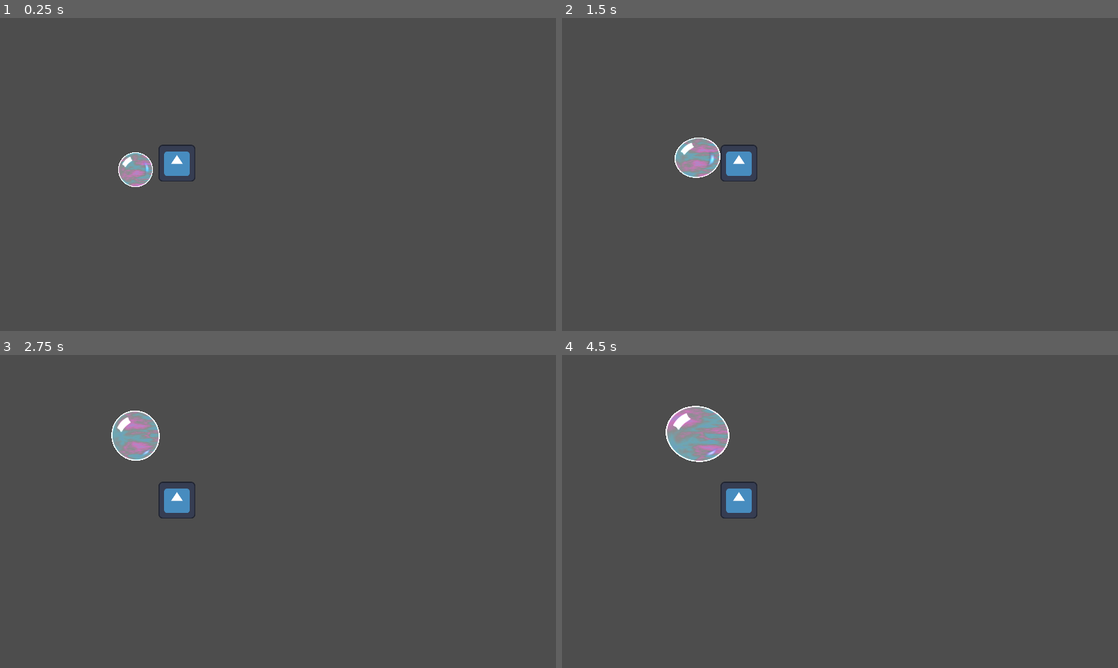
Above: before the commit, frames 1-4 (two rows, left to right).
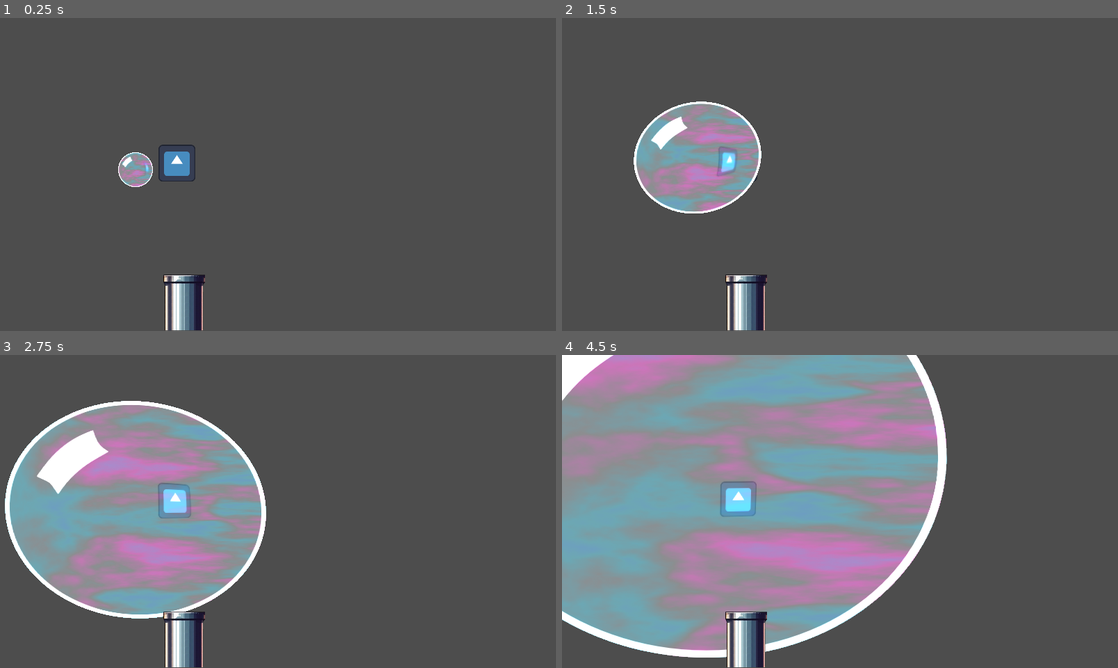
Above: after the commit, the same moments.

Repository: cesarizu/ggj-2025-bubbles
Game: Godot game, scene res://game/bubble/bubble_test.tscn
Same seed, same stepped clock (60 frames per second), same inputs: the game is played once before the commit and once after it. This scene is started directly instead of the project's main scene. The engine's default icon, where the game draws it, is replaced by a stand-in: a white triangle on a blue panel in a dark square.
Inputs (mouse positions are in pixels of both pictures, inside the frame that each line leads up to):
- Up to frame 1 (0.25 s): no input
- Up to frame 2 (1.5 s): tap Enter at 0.5 s; move the mouse to (962, 158) at 0.52 s; hold Up 0.53-1.28 s; tap Space at 0.6, 0.77, 1.07 s; click (962, 158) at 0.67 s; move the mouse to (728, 190) at 1.27 s; hold Down from 1.28 s (still down); tap Backspace at 1.35 s; click (728, 190) at 1.42 s
- Up to frame 3 (2.75 s): tap Space at 1.52, 1.55, 1.82, 2.1 s; move the mouse to (333, 442) at 2.02 s; release Down at 2.03 s; hold Up from 2.03 s (still down); click (333, 442) at 2.17 s
- Up to frame 4 (4.5 s): move the mouse to (812, 574) at 2.77 s; tap Backspace at 2.85, 4.35 s; click (812, 574) at 2.92 s; tap Space at 3.02, 3.05, 3.32, 3.6, 3.77, 4.07 s; move the mouse to (1006, 558) at 3.52 s; release Up at 3.53 s; hold Down from 3.53 s (still down); click (1006, 558) at 3.67 s; move the mouse to (673, 464) at 4.27 s; click (673, 464) at 4.42 s

The runs differ from the first frame. In frame 1, 1.1% of the frame differs, in the area x 29-37%, y 82-100%; in frame 2, 7.2%; in frame 3, 26%; in frame 4, 59%, in the area x 0-70%, y 0-100%.

Commit message:
Blow bubbles up

Diff:
--- a/game/bubble/bubble.gd
+++ b/game/bubble/bubble.gd
@@ -1,8 +1,8 @@
 class_name Bubble
 extends RigidBody2D
 
-@export var grow_factor := 1.05
-@export var shrink_factor := 1.0 / 1.05
+@export var grow_factor := 0.05
+@export var shrink_factor := -0.05
 
 @onready var sprite_2d: Sprite2D = %Sprite2D
 @onready var circle_shape_2d: CircleShape2D = %CollisionShape2D.shape
@@ -27,9 +27,9 @@
 	_original_radius = circle_shape_2d.radius
 
 
-func blow_up() -> void:
-	apply_central_impulse(Vector2.UP * 50 * mass)
-	scale_bubble(grow_factor)
+func blow_up(amount: float) -> void:
+	apply_central_impulse(Vector2.UP * 50 * mass * amount)
+	scale_bubble(grow_factor * amount)
 	wobble()
 
 
@@ -45,8 +45,9 @@
 
 
 func scale_bubble(factor: float) -> void:
+	var target := 1.0 + factor;
 	var tween := create_tween()
-	tween.parallel().tween_property(self, "bubble_scale", bubble_scale * factor, 0.1)
+	tween.parallel().tween_property(self, "bubble_scale", bubble_scale * target, 0.1)
 
 
 func wobble() -> void:
--- a/game/bubble/bubble_test.gd
+++ b/game/bubble/bubble_test.gd
@@ -5,7 +5,7 @@
 
 func _input(event: InputEvent) -> void:
 	if event is InputEventKey and event.is_pressed() and event.keycode == KEY_SPACE:
-		bubble.blow_up()
+		bubble.blow_up(1.0)
 
 	if event is InputEventKey and event.is_pressed() and event.keycode == KEY_BACKSPACE:
 		bubble.drip_down()
--- a/game/bubble/bubble_test.tscn
+++ b/game/bubble/bubble_test.tscn
@@ -1,8 +1,9 @@
-[gd_scene load_steps=6 format=3 uid="uid://cjpm2y7qgut54"]
+[gd_scene load_steps=7 format=3 uid="uid://cjpm2y7qgut54"]
 
 [ext_resource type="PackedScene" uid="uid://cim3dluv6hox2" path="res://game/bubble/bubble.tscn" id="1_77kjh"]
 [ext_resource type="Script" path="res://game/bubble/bubble_test.gd" id="1_wssxx"]
 [ext_resource type="Texture2D" uid="uid://ddf80tyto4oqt" path="res://icon.svg" id="2_rgeyu"]
+[ext_resource type="PackedScene" uid="uid://cq0oagmscyjau" path="res://game/tubo/tubo.tscn" id="4_6k4el"]
 
 [sub_resource type="WorldBoundaryShape2D" id="WorldBoundaryShape2D_4w31c"]
 
@@ -31,3 +32,6 @@
 [node name="CollisionShape2D" type="CollisionShape2D" parent="Floor2"]
 position = Vector2(-4, -1)
 shape = SubResource("WorldBoundaryShape2D_3ifq7")
+
+[node name="Tube" parent="." instance=ExtResource("4_6k4el")]
+position = Vector2(636, 982)
--- a/game/tubo/pipe_click.gd
+++ /dev/null
@@ -1,14 +0,0 @@
-extends Area2D
-
-@onready var particles: CPUParticles2D = $CPUParticles2D
-
-func _input_event(viewport, event, shape_idx):
-	# Detecta si el evento es un clic del mouse
-	if event is InputEventMouseButton:
-		if event.button_index == MOUSE_BUTTON_LEFT:
-			if event.pressed:
-				# Activa el CPUParticles2D al presionar el clic
-				particles.emitting = true
-			else:
-				# Desactiva el CPUParticles2D al soltar el clic
-				particles.emitting = false
--- /dev/null
+++ b/game/tubo/tubo.gd
@@ -0,0 +1,27 @@
+extends Sprite2D
+
+@onready var cpu_particles_2d: CPUParticles2D = %CPUParticles2D
+
+var bubble: Bubble
+
+
+func _process(delta: float) -> void:
+	if bubble and cpu_particles_2d.emitting:
+		print(bubble.position.y)
+		bubble.blow_up(5.0 * delta)
+
+
+func _on_click_area_2d_input_event(viewport: Node, event: InputEvent, shape_idx: int) -> void:
+	if event is InputEventMouseButton:
+		if event.button_index == MOUSE_BUTTON_LEFT:
+			cpu_particles_2d.emitting = event.pressed
+
+
+func _on_push_area_2d_body_entered(body: Node2D) -> void:
+	if body is Bubble:
+		bubble = body
+
+
+func _on_push_area_2d_body_exited(body: Node2D) -> void:
+	if body is Bubble:
+		bubble = null
--- a/game/tubo/tubo.tscn
+++ b/game/tubo/tubo.tscn
@@ -1,26 +1,26 @@
-[gd_scene load_steps=5 format=3 uid="uid://cq0oagmscyjau"]
+[gd_scene load_steps=6 format=3 uid="uid://cq0oagmscyjau"]
 
 [ext_resource type="Texture2D" uid="uid://icj2weqymvij" path="res://game/tubo/tubo.png" id="1_krffv"]
-[ext_resource type="Script" path="res://game/tubo/pipe_click.gd" id="2_aye1t"]
+[ext_resource type="Script" path="res://game/tubo/tubo.gd" id="2_56dob"]
 [ext_resource type="Texture2D" uid="uid://bckhd8pmwtotb" path="res://game/bubble/bubble.svg" id="2_fia6x"]
 
 [sub_resource type="RectangleShape2D" id="RectangleShape2D_0hswy"]
 size = Vector2(189.082, 211.948)
 
-[node name="tuberia" type="Sprite2D"]
-position = Vector2(639, 702.25)
+[sub_resource type="RectangleShape2D" id="RectangleShape2D_8ujid"]
+size = Vector2(200, 1311.06)
+
+[node name="Tube" type="Sprite2D"]
+position = Vector2(-1, -96)
 scale = Vector2(0.682243, 0.754902)
 texture = ExtResource("1_krffv")
+script = ExtResource("2_56dob")
 
-[node name="Area2D" type="Area2D" parent="."]
-script = ExtResource("2_aye1t")
-
-[node name="CollisionShape2D" type="CollisionShape2D" parent="Area2D"]
-position = Vector2(-0.73291, 19.5389)
-shape = SubResource("RectangleShape2D_0hswy")
-
-[node name="CPUParticles2D" type="CPUParticles2D" parent="Area2D"]
+[node name="CPUParticles2D" type="CPUParticles2D" parent="."]
+unique_name_in_owner = true
+show_behind_parent = true
 position = Vector2(0, -107.63)
+scale = Vector2(1, 1)
 emitting = false
 amount = 54
 lifetime = 1.5
@@ -32,3 +32,20 @@
 initial_velocity_max = 500.0
 scale_amount_min = 0.01
 scale_amount_max = 0.05
+
+[node name="ClickArea2D" type="Area2D" parent="."]
+
+[node name="CollisionShape2D" type="CollisionShape2D" parent="ClickArea2D"]
+position = Vector2(-0.73291, 19.5389)
+shape = SubResource("RectangleShape2D_0hswy")
+
+[node name="PushArea2D" type="Area2D" parent="."]
+
+[node name="CollisionShape2D" type="CollisionShape2D" parent="PushArea2D"]
+position = Vector2(0, -793.662)
+scale = Vector2(1, 1)
+shape = SubResource("RectangleShape2D_8ujid")
+
+[connection signal="input_event" from="ClickArea2D" to="." method="_on_click_area_2d_input_event"]
+[connection signal="body_entered" from="PushArea2D" to="." method="_on_push_area_2d_body_entered"]
+[connection signal="body_exited" from="PushArea2D" to="." method="_on_push_area_2d_body_exited"]
